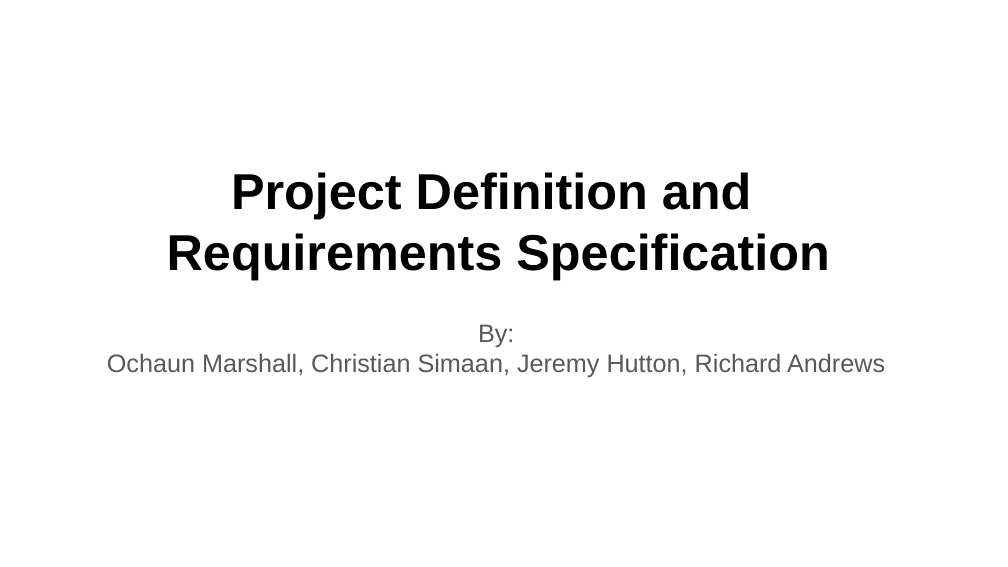
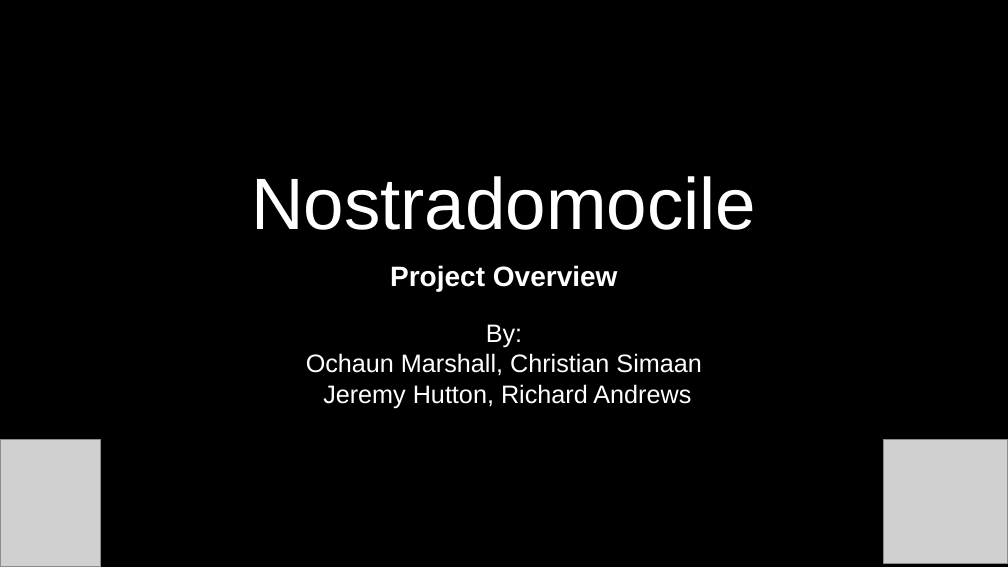
Before and after one commit to nreader72/NostraDomicile, a slide deck: slide 1 of docs/NostraDomicile.pptx. Drawn at 1008x567 pixels with LibreOffice and Linux fonts; fonts in the diff are those of the drawing; grey boxes stand for pictures. Boxes give left, top, right and bottom in pixels: in the first picture for what was removed or moved away, otherwise in the second. Text is boxed around its words. In the diff, an @@ line names an element or a change of style, - is before the commit and + after.

```diff
--- a/docs/NostraDomicile.pptx
+++ b/docs/NostraDomicile.pptx
@@ background #FFFFFF to #000000 @@
@@ title added at (251, 176, 756, 230), 52 pt, text #FFFFFF @@
+Nostradomocile
@@ text at (390, 265, 618, 291): text changed; size 36 to 20 pt; text colour #000000 to #FFFFFF @@
-Project Definition and
-Requirements Specification
+Project Overview
@@ subtitle "By:": place and size @@
-subtitle "By:" at (107, 324, 885, 377)
+subtitle "By:" at (306, 324, 701, 408)
@@ subtitle at (486, 324, 522, 348): text colour #595959 to #FFFFFF in "By:" @@
@@ subtitle at (306, 353, 701, 408): text changed; text colour #595959 to #FFFFFF @@
-Ochaun Marshall, Christian Simaan, Jeremy Hutton, Richard Andrews
+Ochaun Marshall, Christian Simaan
+Jeremy Hutton, Richard Andrews
@@ picture added at (0, 439, 101, 566) @@
@@ picture added at (884, 439, 1008, 563) @@
```
Also in this commit, not shown: 7 other slides changed, 18 slides added, 9 slides removed.
